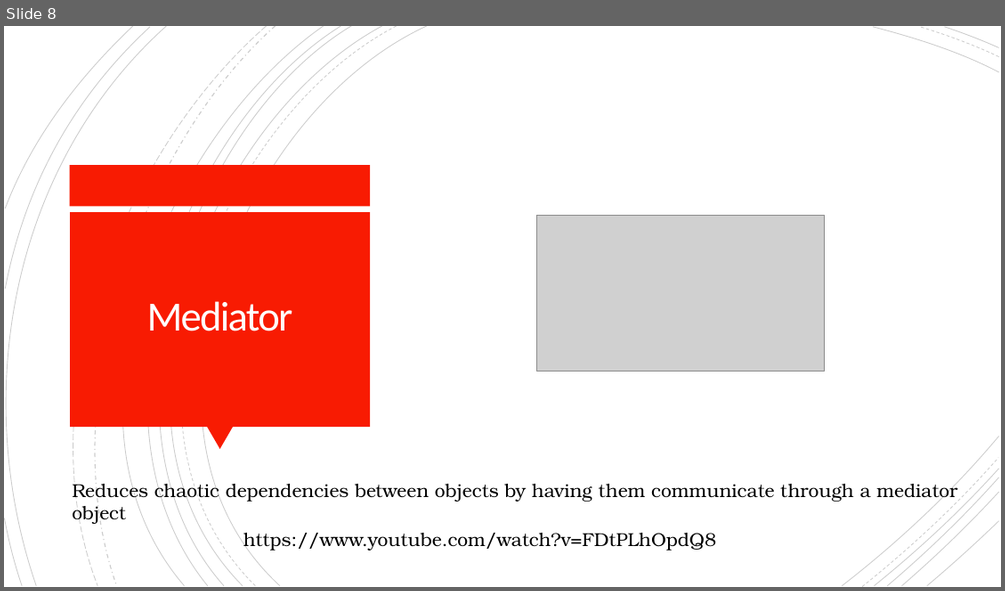
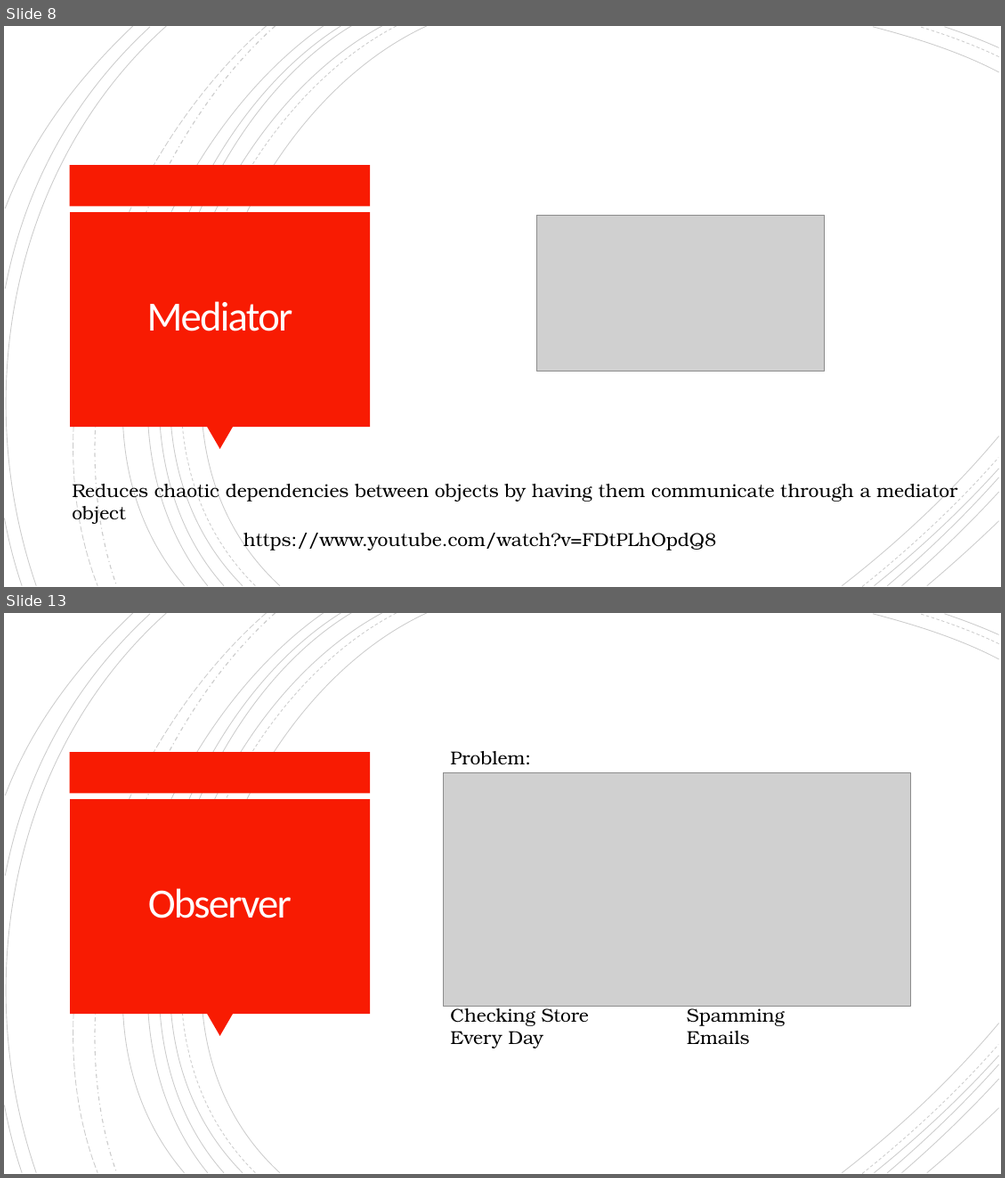
Before and after one commit to TeamOsprey/BytesAndBites, a slide deck: Slides/BytesAndBites - Design Patterns - Behavioural.pptx. Shown one above the other, each under a label of ours: slide 8 before the commit, slides 8 and 13 after it; the slides between them are not shown. The pictures are 1005x591 and 1005x1178 pixels, drawn with LibreOffice and Linux fonts; fonts in the diff are those of the drawing; grey boxes stand for pictures. Boxes give left, top, right and bottom in pixels: in the first picture for what was removed or moved away, otherwise in the second. Text is boxed around its words. In the diff, an @@ line names an element or a change of style, - is before the commit and + after.

```diff
--- a/Slides/BytesAndBites - Design Patterns - Behavioural.pptx
+++ b/Slides/BytesAndBites - Design Patterns - Behavioural.pptx
@@ slide 13 added at box(4, 613, 1001, 1174), background #FFFFFF; not listed: 24 template elements that a slide beside it also shows @@
@@ picture added at box(443, 772, 910, 1005) @@
@@ text added at box(450, 751, 531, 765), 18 pt, text #000000 @@
+Problem:
@@ title added at box(148, 888, 291, 918), 40 pt, text #FFFEFF @@
+Observer
@@ text added at box(450, 1004, 750, 1048), 18 pt, text #000000 @@
+Checking Store Spamming
+Every Day Emails
```
Also in this commit, not shown: 2 slides changed, 8 other slides added, 1 other file.
